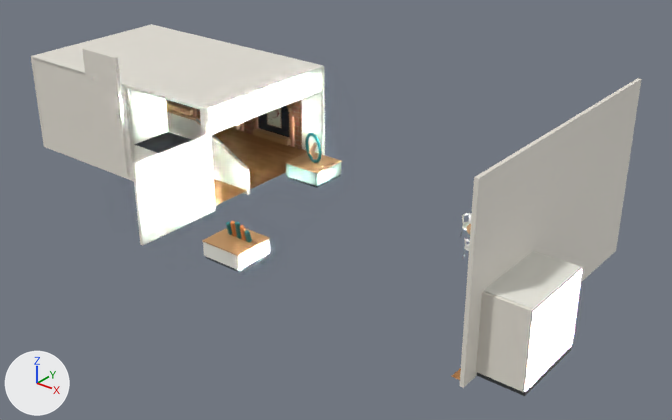
The Blender file SourceAssets/Stages/Floor01/EntranceGallery.blend as it was, and as the next commit left it.
One viewpoint serves both versions: a 50 mm lens placed at (8.8, -18.8, 9.3), pointed at (-10.7, 5.5, -5.8). The axes (+X, +Y, +Z) are drawn at lower left. The lights are the same throughout. The first picture is the older version.

The scene before the commit, as lines of its bpy script (objects in view):
```python
me_sm_entrancegallery = bpy.data.meshes.new('SM_EntranceGallery')
me_sm_entrancegallery.from_pydata(...)  # 5587 vertices, 1249 faces; spans x -25.9..-0.2, y 0.0..10.4, z -6.5..-0.1
# faces by material slot: [1232, 2, 15]
me_sm_entrancegallery.materials.append(mat_m_galleryfinishes)  # picture img_t_galleryfinishes_png
me_sm_entrancegallery.materials.append(mat_m_atriumglassblock)  # white #e7e7e7
me_sm_entrancegallery.materials.append(mat_m_exitglow)
ob_sm_entrancegallery = bpy.data.objects.new('SM_EntranceGallery', me_sm_entrancegallery)
ob_sm_entrancegallery.location = (0.0, 0.0, 0.0)
```
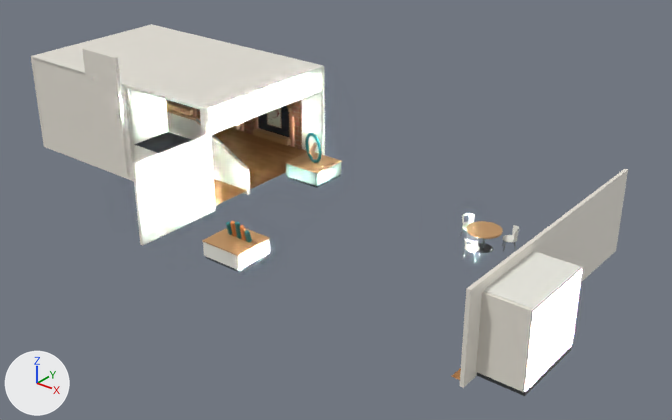
Diff of the bpy script that builds the scene:
```diff
--- a/SourceAssets/Stages/Floor01/EntranceGallery.blend.py
+++ b/SourceAssets/Stages/Floor01/EntranceGallery.blend.py
@@ me_sm_entrancegallery @@
 # used by ob_sm_entrancegallery; location = (0.0, 0.0, 0.0)
-me_sm_entrancegallery.from_pydata(...)  # 5587 vertices, 1249 faces; spans x -25.9..-0.2, y 0.0..10.4, z -6.5..-0.1
+me_sm_entrancegallery.from_pydata(...)  # 5587 vertices, 1249 faces; spans x -25.9..-0.2, y 0.0..10.4, z -6.5..-0.4
+# me_sm_entrancegallery part 1: the loose piece of 4 vertices spanning x -1.8..-1.7, y 3.5..10.3, z -0.1 is moved by (0.0, 0.0, -3.2)
+# me_sm_entrancegallery part 2: the loose piece of 4 vertices spanning x -1.8..-1.7, y 0.0..0.7, z -0.1 is moved by (0.0, 0.0, -3.2)
+# me_sm_entrancegallery part 3: the loose piece of 4 vertices spanning x -1.8..-1.7, y 0.7..3.5, z -0.1 is moved by (0.0, 0.0, -3.2)
+# me_sm_entrancegallery part 4: 24 of the vertices in x -1.8..-1.7, y 0.0..10.3, z -0.1 are moved by (0.0, 0.0, -3.2)
 me_sm_entrancegallery.materials.append(mat_m_galleryfinishes)
```

Changed parts and their boxes (x1, y1, x2, y2) in the pictures (672 x 420 px; the box of a moved part takes in the faces that stretch with it):
'SM_EntranceGallery', reshaped
    before: (31, 24, 642, 396)
    after: (31, 24, 628, 396)
part 1 of me_sm_entrancegallery, moved or reshaped
    before: (541, 78, 641, 138)
    after: (531, 169, 628, 241)
part 2 of me_sm_entrancegallery, moved or reshaped
    before: (475, 169, 493, 179)
    after: (467, 278, 485, 290)
part 3 of me_sm_entrancegallery, moved or reshaped
    before: (489, 137, 545, 170)
    after: (481, 240, 534, 279)
part 4 of me_sm_entrancegallery, moved or reshaped
    before: (459, 79, 642, 388)
    after: (459, 170, 628, 388)
